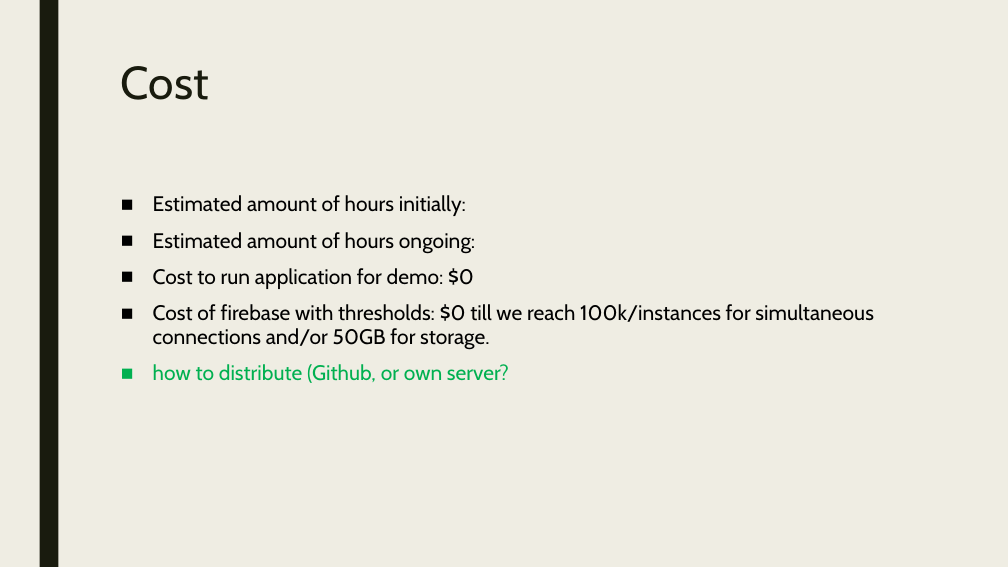
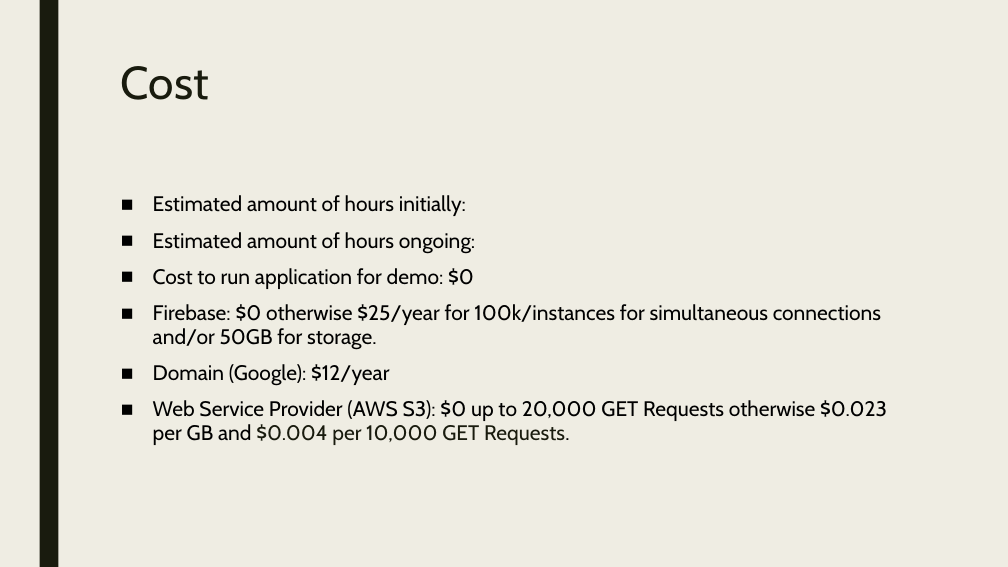
Before and after one commit to codeDeck-Learning-Tools/codeDeck, a slide deck: slide 9 of powerpoint/codeDeck.pptx. Drawn at 1008x567 pixels with LibreOffice and Linux fonts; fonts in the diff are those of the drawing. Boxes give left, top, right and bottom in pixels: in the first picture for what was removed or moved away, otherwise in the second. Text is boxed around its words. In the diff, an @@ line names an element or a change of style, - is before the commit and + after.

```diff
--- a/powerpoint/codeDeck.pptx
+++ b/powerpoint/codeDeck.pptx
@@ text at [153,304,887,445]: text changed @@
-■ Cost of firebase with thresholds: $0 till we reach 100k/instances for simultaneous connections and/or 50GB for storage.
-■ how to distribute (Github, or own server?
+■ Firebase: $0 otherwise $25/year for 100k/instances for simultaneous connections and/or 50GB for storage.
+■ Domain (Google): $12/year
+■ Web Service Provider (AWS S3): $0 up to 20,000 GET Requests otherwise $0.023 per GB and $0.004 per 10,000 GET Requests.
```
Also in this commit, not shown: 4 other slides changed.
